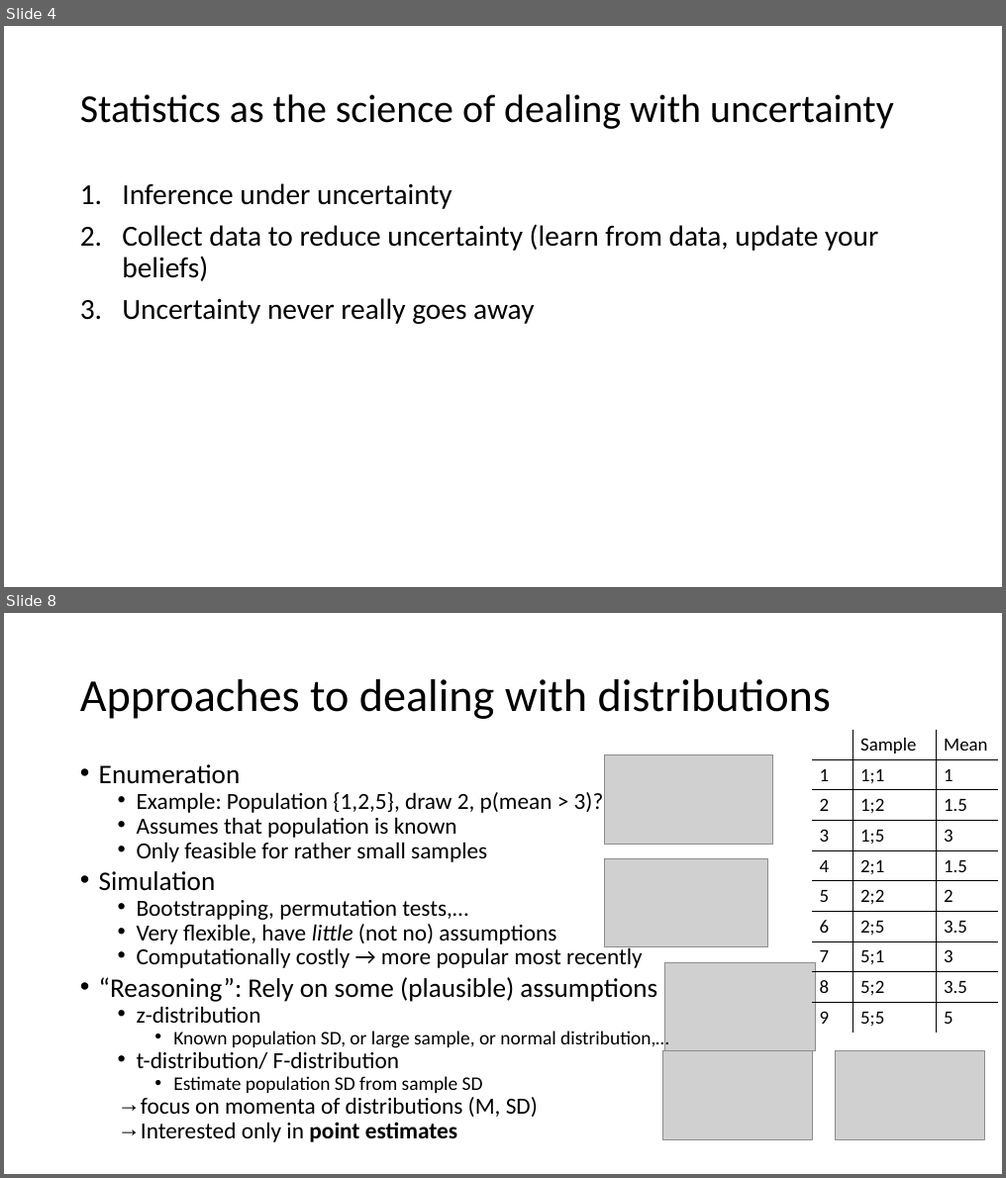
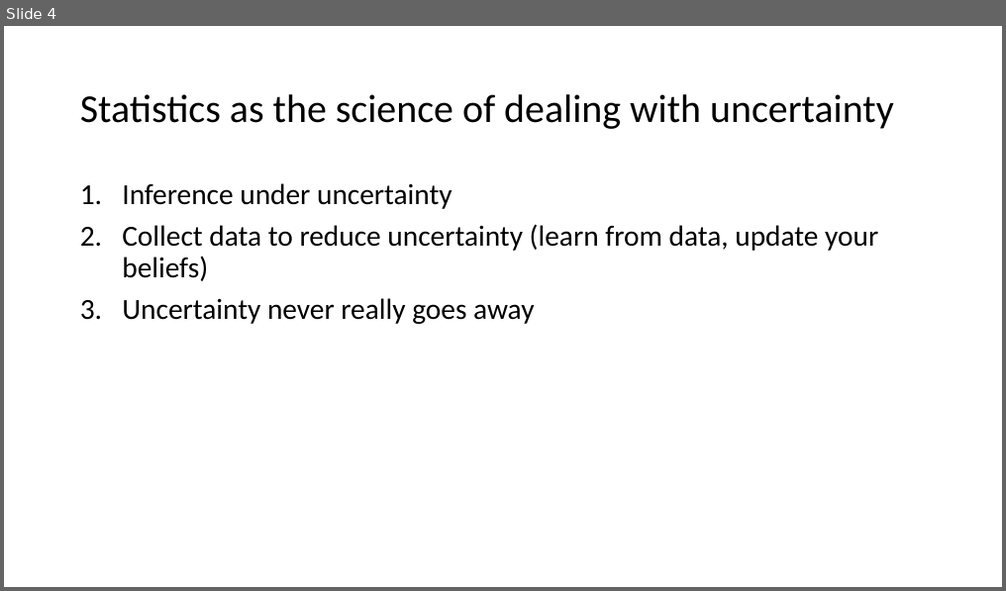
Before and after one commit to julianquandt/M3-brms-intro, a slide deck: intro_to_brms.pptx. Shown one above the other, each under a label of ours: slides 4 and 8 before the commit, slide 4 after it; the slides between them are not shown. The pictures are 1006x1178 and 1006x591 pixels, drawn with LibreOffice and Linux fonts; fonts in the diff are those of the drawing; grey boxes stand for pictures. Boxes give left, top, right and bottom in pixels: in the first picture for what was removed or moved away, otherwise in the second. Text is boxed around its words. In the diff, an @@ line names an element or a change of style, - is before the commit and + after.

Commit message:
Finalize slides to emphasize difference between point estimates and distributions; add to reading list; knot example.rmd (but check again)

```diff
--- a/intro_to_brms.pptx
+++ b/intro_to_brms.pptx
@@ slide 8 removed at box(4, 613, 1002, 1174), background #FFFFFF @@
@@ title removed at box(80, 679, 831, 719) @@
-Approaches to dealing with distributions
@@ table removed at box(813, 730, 999, 1031), 10 rows, 3 columns @@
- | Sample | Mean
-1 | 1;1 | 1
-2 | 1;2 | 1.5
-3 | 1;5 | 3
-4 | 2;1 | 1.5
-5 | 2;2 | 2
-6 | 2;5 | 3.5
-7 | 5;1 | 3
-8 | 5;2 | 3.5
-9 | 5;5 | 5
@@ picture removed at box(604, 756, 773, 844) @@
@@ text removed at box(99, 792, 669, 1143) @@
-• Enumeration
-  • Example: Population {1,2,5}, draw 2, p(mean > 3)?
-  • Assumes that population is known
-  • Only feasible for rather small samples
-• Simulation
-  • Bootstrapping, permutation tests,…
-  • Very flexible, have little (not no) assumptions
-  • Computationally costly → more popular most recently
-• “Reasoning”: Rely on some (plausible) assumptions
-  • z-distribution
-    • Known population SD, or large sample, or normal distribution,…
-  • t-distribution/ F-distribution
-    • Estimate population SD from sample SD
-  → focus on momenta of distributions (M, SD)
-  → Interested only in point estimates
@@ picture removed at box(604, 860, 768, 948) @@
@@ picture removed at box(665, 962, 816, 1051) @@
@@ picture removed at box(662, 1052, 813, 1140) @@
@@ picture removed at box(835, 1052, 985, 1140) @@
```
Also in this commit, not shown: 7 slides changed, 4 slides added, 2 other slides removed, 16 other files.
